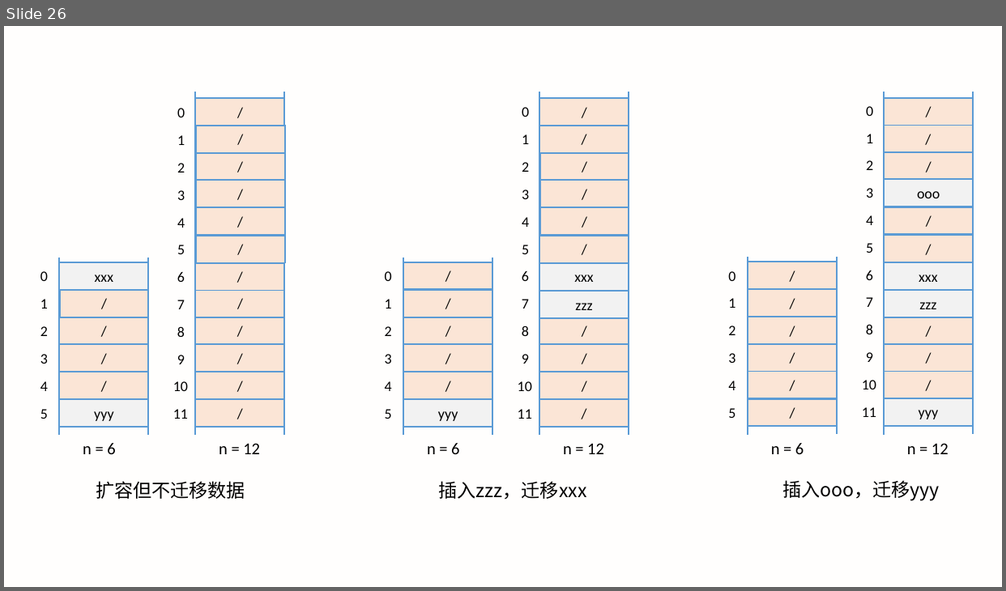
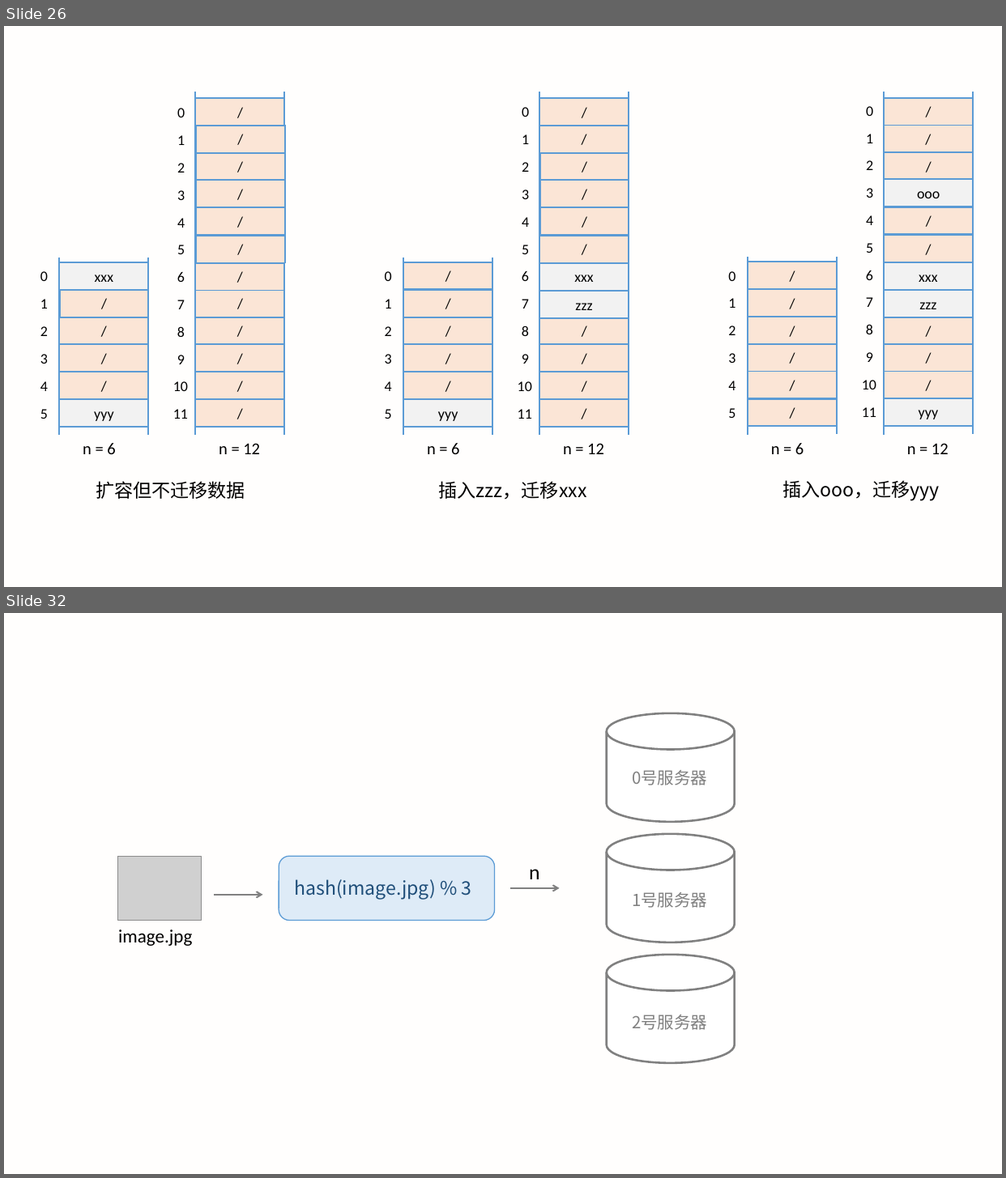
Before and after one commit to LXMAJS/Documents, a slide deck: ForceTree/数据结构和算法/数据结构与算法之美/Images/数据结构与算法之美_笔记配图.pptx. Shown one above the other, each under a label of ours: slide 26 before the commit, slides 26 and 32 after it; the slides between them are not shown. The pictures are 1006x591 and 1006x1178 pixels, drawn with LibreOffice and Linux fonts; fonts in the diff are those of the drawing; grey boxes stand for pictures. Boxes give left, top, right and bottom in pixels: in the first picture for what was removed or moved away, otherwise in the second. Text is boxed around its words. In the diff, an @@ line names an element or a change of style, - is before the commit and + after.

```diff
--- a/ForceTree/数据结构和算法/数据结构与算法之美/Images/数据结构与算法之美_笔记配图.pptx
+++ b/ForceTree/数据结构和算法/数据结构与算法之美/Images/数据结构与算法之美_笔记配图.pptx
@@ slide 32 added at <box>4,613,1002,1174</box>, background #FFF2CC at 4% opacity @@
@@ picture added at <box>117,856,201,921</box> @@
@@ rounded rectangle added at <box>279,856,494,921</box>, fill #DEEBF7, outline #5B9BD5 1 pt @@
@@ text added at <box>294,879,472,900</box>, 18 pt, text #1F4E79 @@
+hash(image.jpg) % 3
@@ text added at <box>529,869,539,879</box>, 20 pt, text #000000 @@
+n
@@ arrow added from (214, 895) to (263, 895), #808080 1.5 pt @@
@@ arrow added from (511, 888) to (560, 888), #808080 1.5 pt @@
@@ text added at <box>118,930,192,946</box>, 18 pt, text #000000 @@
+image.jpg
@@ group added at <box>607,713,735,1063</box>: 3 cylinders, 3 texts @@
+0号服务器
+1号服务器
+2号服务器
```
Also in this commit, not shown: 1 slide changed, 6 other slides added, 18 other files.
